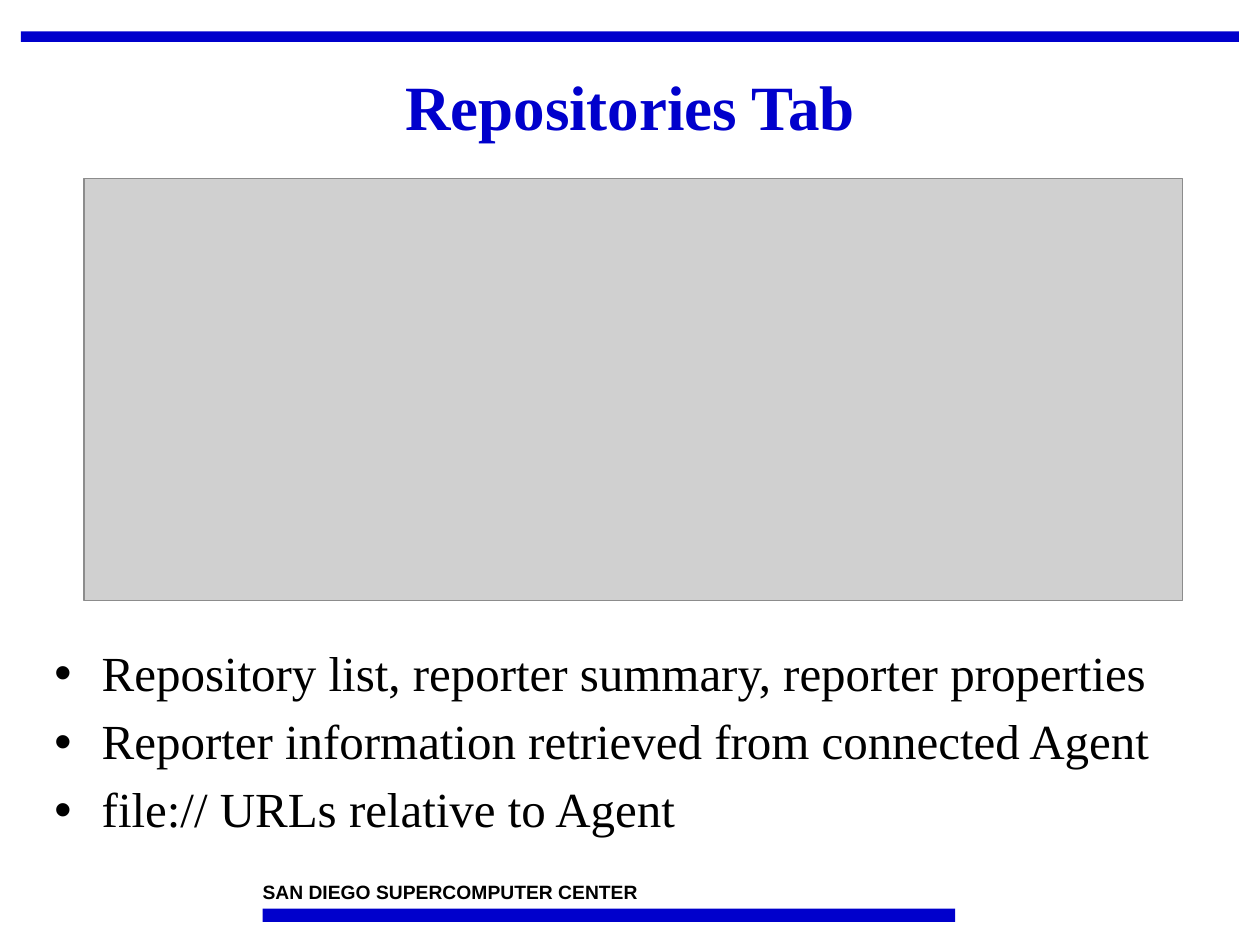
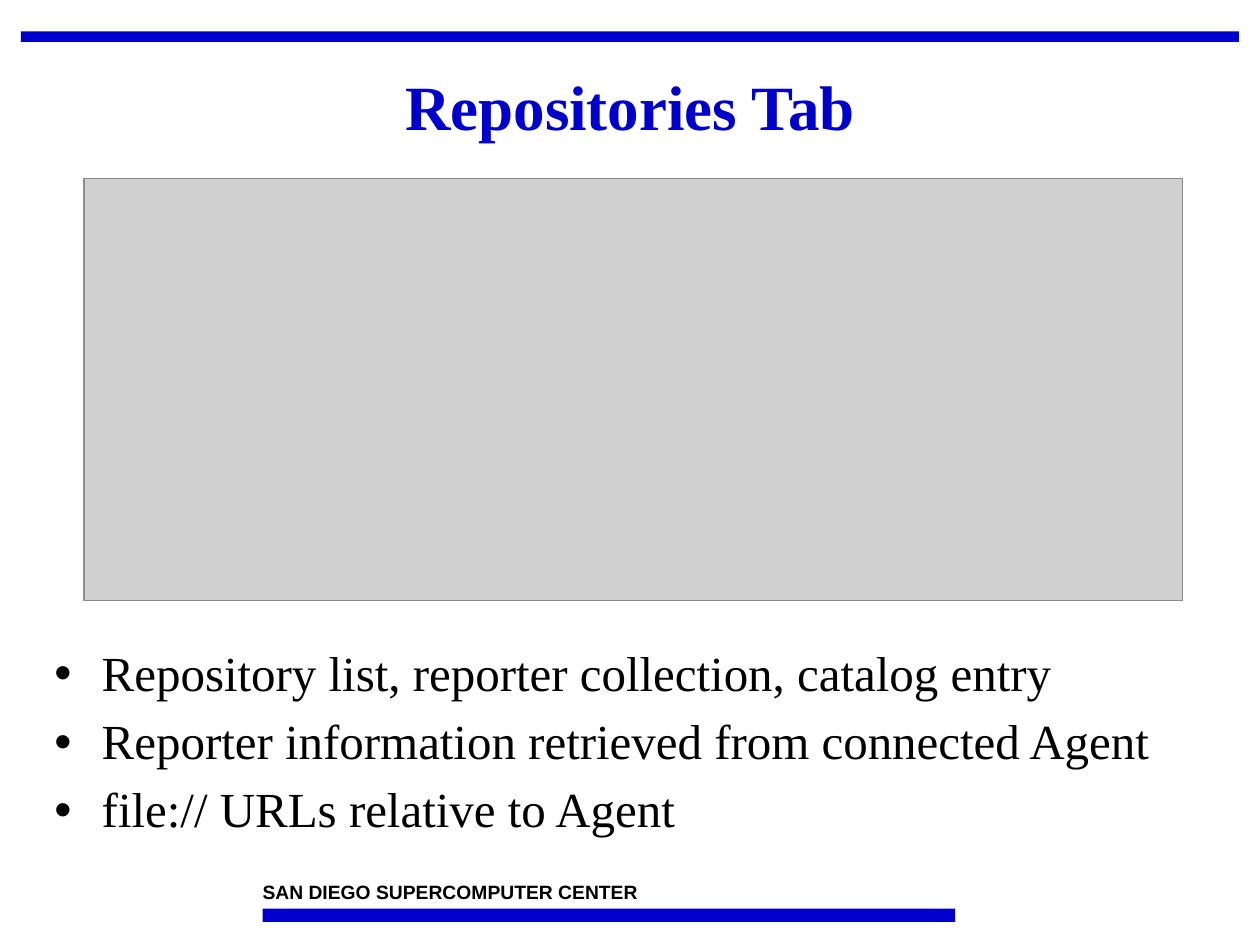
Before and after one commit to IncaProject/inca-xsede, a slide deck: slide 5 of talks/2008workshop/incat.ppt. Drawn at 1260x945 pixels with LibreOffice and Linux fonts; fonts in the diff are those of the drawing; grey boxes stand for pictures; background and template pictures are left out. Boxes give left, top, right and bottom in pixels: in the first picture for what was removed or moved away, otherwise in the second. Text is boxed around its words. In the diff, an @@ line names an element or a change of style, - is before the commit and + after.

```diff
--- a/talks/2008workshop/incat.ppt
+++ b/talks/2008workshop/incat.ppt
@@ text at [102, 657, 1052, 701]: text changed @@
-• Repository list, reporter summary, reporter properties
+• Repository list, reporter collection, catalog entry
```
Also in this commit, not shown: 4 other slides changed.
